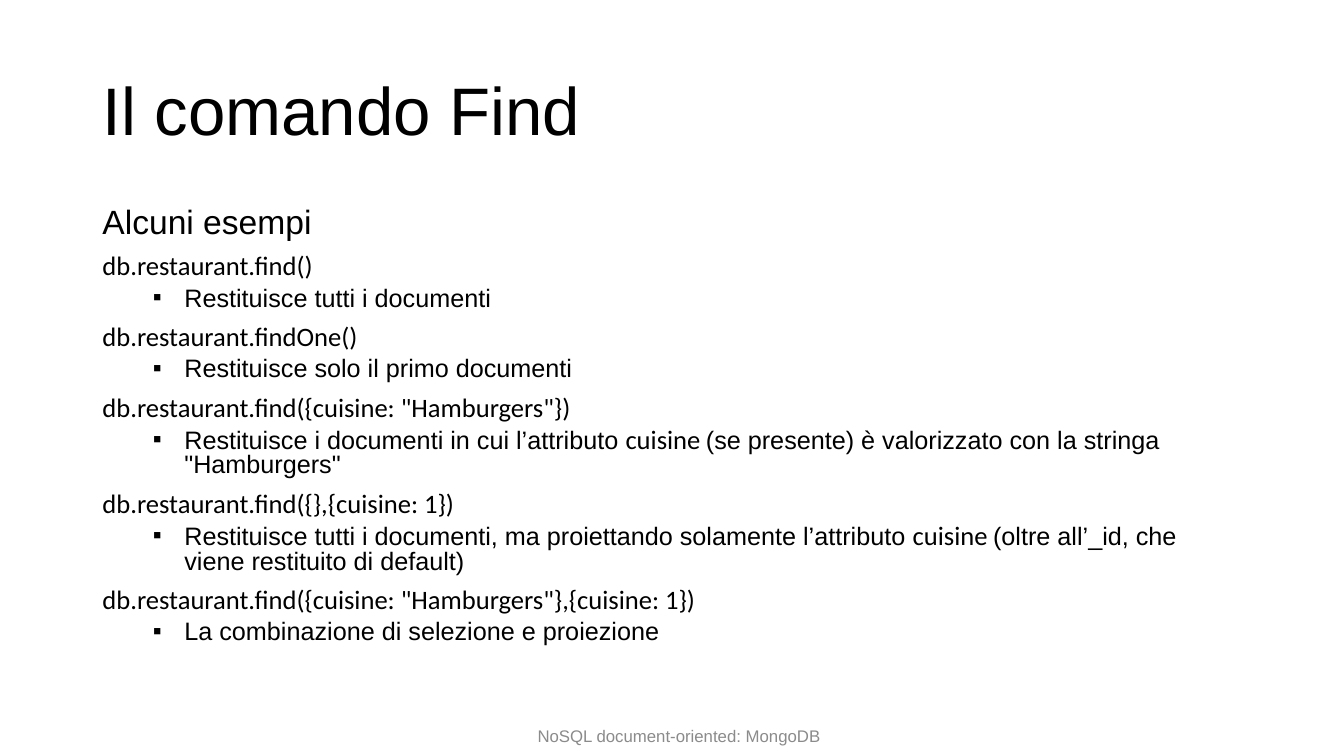
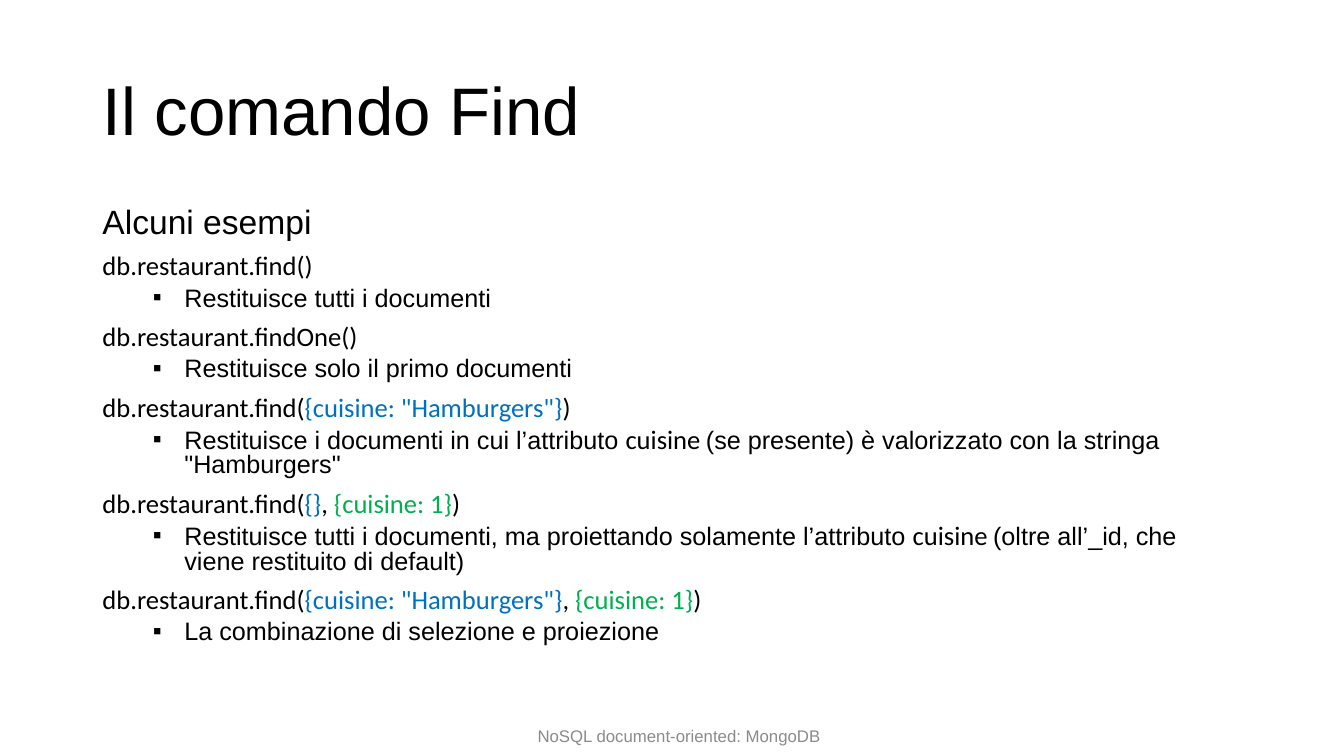
Before and after one commit to w4bo/teaching-seminario-nosql, a slide deck: slide 38 of slides/Document-based db.pptx (slide 37 before the commit). Drawn at 1344x756 pixels with LibreOffice and Linux fonts; fonts in the diff are those of the drawing. Boxes give left, top, right and bottom in pixels: in the first picture for what was removed or moved away, otherwise in the second. Text is boxed around its words. In the diff, an @@ line names an element or a change of style, - is before the commit and + after.

```diff
--- a/slides/Document-based db.pptx
+++ b/slides/Document-based db.pptx
@@ text at [102,397,571,422]: text colour #000000 to #0070C0 in "db.restaurant.find({cuisine: "Hamburgers"})" @@
@@ text at [102,493,460,517]: spaces changed @@
-db.restaurant.find({},{cuisine: 1})
+db.restaurant.find({}, {cuisine: 1})
@@ text at [102,589,701,614]: text changed; text colour #000000 to #0070C0 @@
-db.restaurant.find({cuisine: "Hamburgers"},{cuisine: 1})
+db.restaurant.find({cuisine: "Hamburgers"}, {cuisine: 1})
```
Also in this commit, not shown: 15 other slides changed, 1 slide added, 2 other files.
